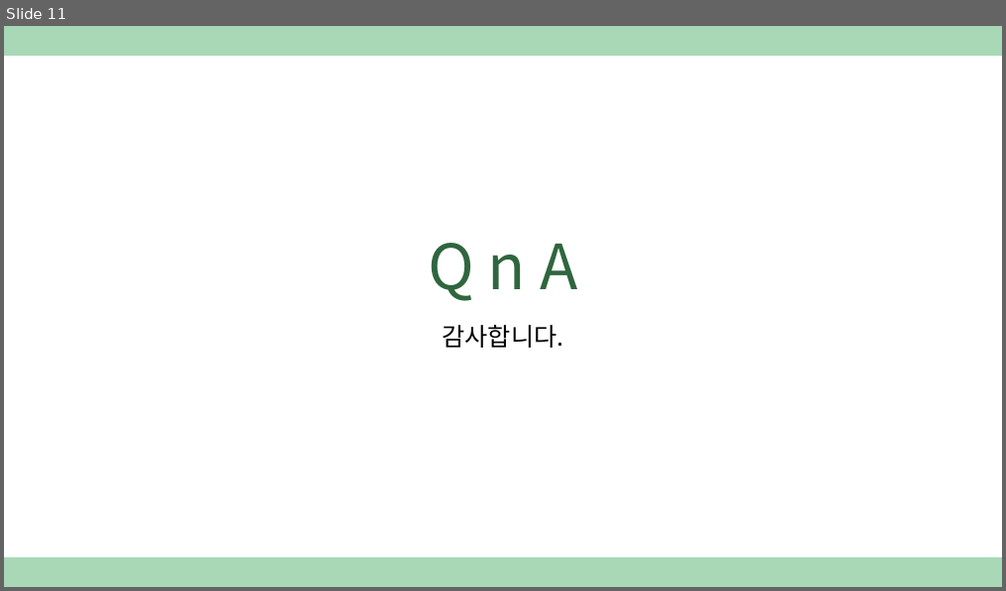
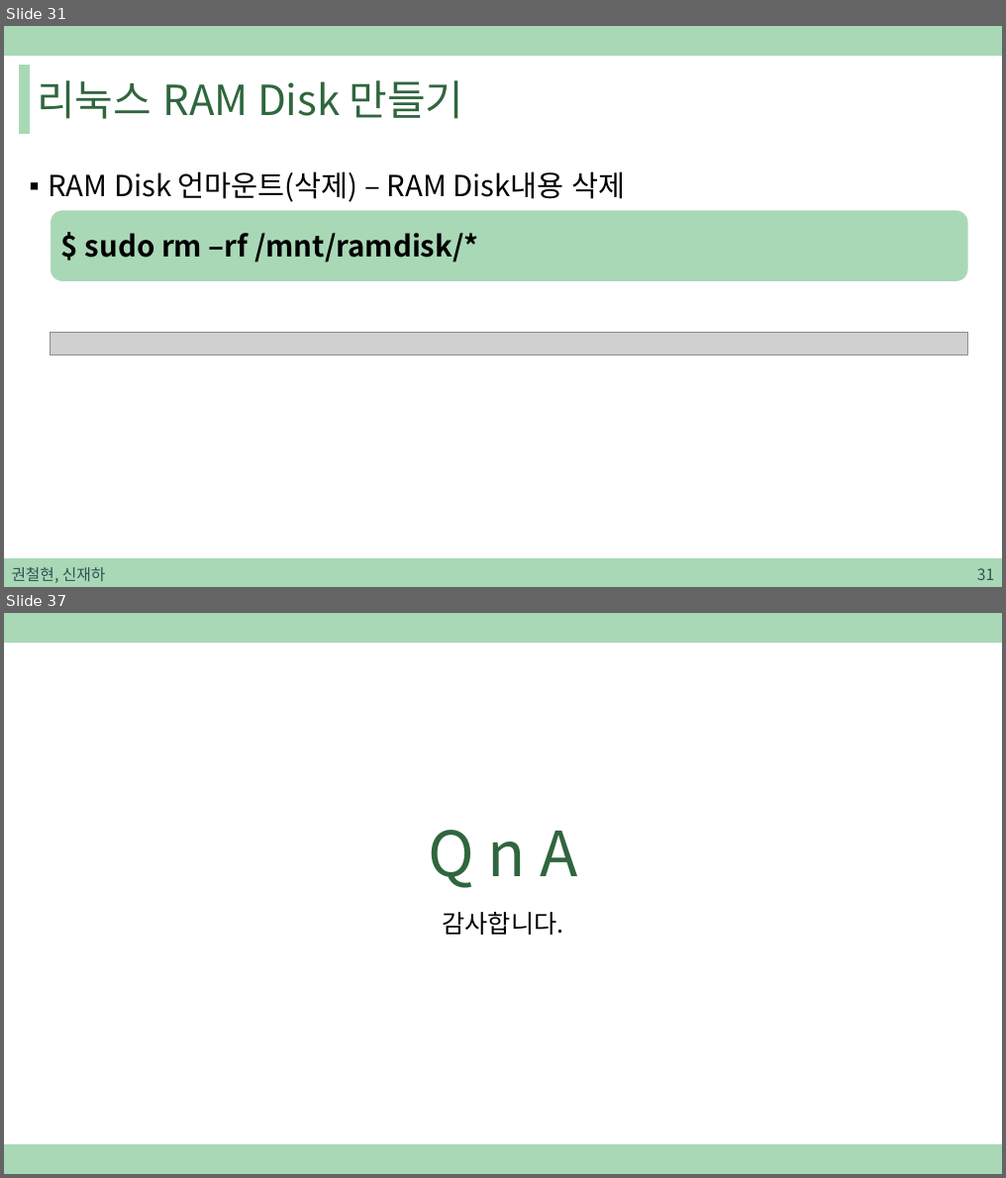
Before and after one commit to sjh4287/capston, a slide deck: 2022.02.18/권철현,신재하.pptx. Shown one above the other, each under a label of ours: slide 11 before the commit, slides 31 and 37 after it; the slides between them are not shown. The pictures are 1006x591 and 1006x1178 pixels, drawn with LibreOffice and Linux fonts; fonts in the diff are those of the drawing; grey boxes stand for pictures. Boxes give left, top, right and bottom in pixels: in the first picture for what was removed or moved away, otherwise in the second. Text is boxed around its words. In the diff, an @@ line names an element or a change of style, - is before the commit and + after.

```diff
--- a/2022.02.18/권철현,신재하.pptx
+++ b/2022.02.18/권철현,신재하.pptx
@@ slide 31 added at <box>4,26,1002,587</box>, background #FFFFFF; not listed: 1 template element that a slide beside it also shows @@
@@ rectangle added at <box>20,65,29,134</box>, fill #A9D8B7, outline #A9D8B7 1 pt @@
@@ title added at <box>37,80,464,119</box>, 40 pt, text #2F663E @@
+리눅스 RAM Disk 만들기
@@ text added at <box>48,172,626,202</box>, 28 pt, text #000000 @@
+▪ RAM Disk 언마운트(삭제) – RAM Disk내용 삭제
@@ rounded rectangle added at <box>51,211,968,281</box>, fill #A9D8B7, 28 pt, text #000000, bold @@
+$ sudo rm –rf /mnt/ramdisk/*
@@ picture added at <box>51,332,968,355</box> @@
@@ rectangle added at <box>4,559,1002,587</box>, fill #A9D8B7, outline #A9D8B7 1 pt @@
@@ text added at <box>12,568,105,583</box>, 15 pt, text #305250 @@
+권철현, 신재하
@@ page number added at <box>977,569,994,580</box>, 15 pt, text #305250 @@
+31
@@ what was slide 11 is now slide 37 @@
```
Also in this commit, not shown: 1 slide changed, 25 other slides added.
